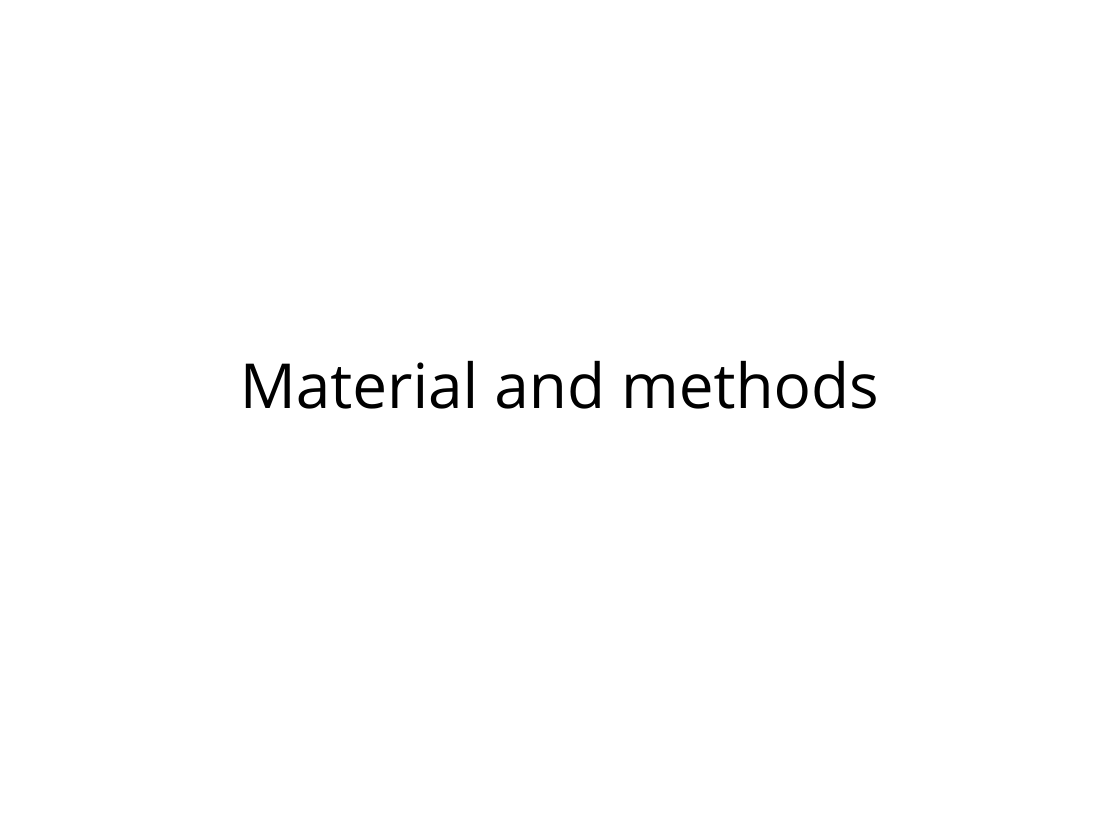
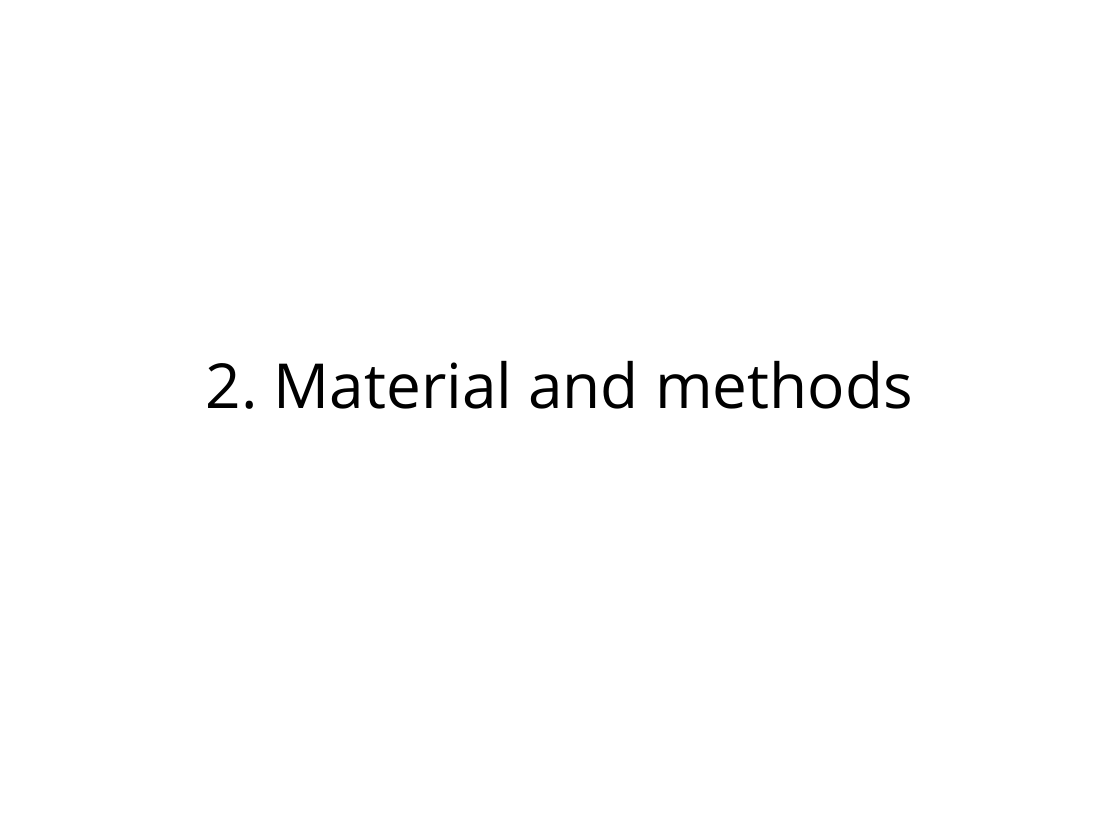
Before and after one commit to jlehtoma/validityms, a slide deck: slide 8 of reports/validity_ms_outline.ppt (slide 3 before the commit). Drawn at 1120x840 pixels with LibreOffice and Linux fonts; fonts in the diff are those of the drawing. Boxes give left, top, right and bottom in pixels: in the first picture for what was removed or moved away, otherwise in the second. Text is boxed around its words. In the diff, an @@ line names an element or a change of style, - is before the commit and + after.

```diff
--- a/reports/validity_ms_outline.ppt
+++ b/reports/validity_ms_outline.ppt
@@ text at bbox=[206, 360, 913, 409]: text changed @@
-Material and methods
+2. Material and methods
```
Also in this commit, not shown: 3 other slides changed, 33 slides added, 6 slides removed.
